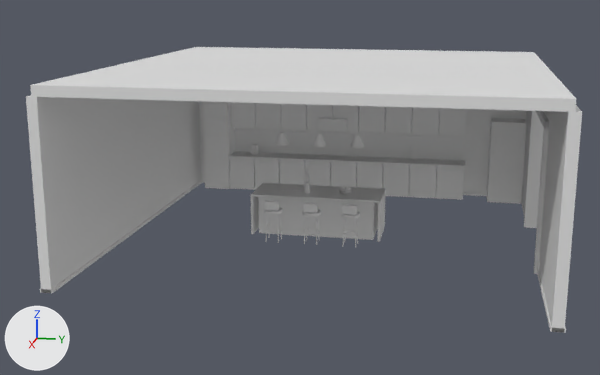
A saved change to the glTF model assets/3d/room-b.glb.
The view is the same before and after, from a 50 mm lens placed at (8.65, 2.86, 5.5), pointed at (-8.74, -0.62, 1.15). The axes (+X, +Y, +Z) are drawn at lower left. The lights are the same throughout. The older version comes first. Where no turn or scale is listed for an object, it has been applied to the vertices. Vertices at exactly the same position are counted once.

In view in the first picture: 'Atlas_B_q'.
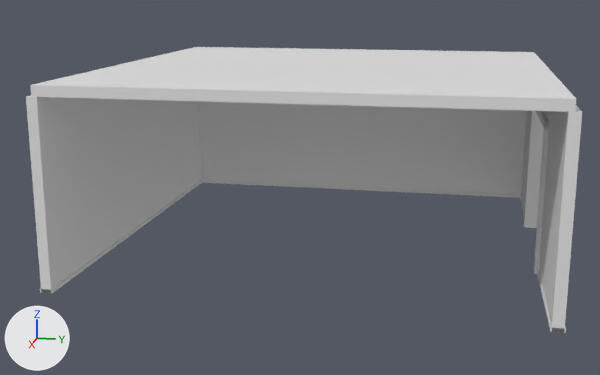
What differs and where, as boxes (x1, y1, x2, y2) in the pictures (600 x 375 px):
part 1 of me_atlas_b, deleted
    before: (203, 101, 527, 247)

Edits to the bpy script that builds the scene:
```text
Change me_atlas_b:
    used by ob_atlas_b_q; location = (-9.06, 0.03, 1.9)
    remove me_atlas_b.from_pydata(...)  # 6332 vertices, 12088 faces; spans x -4.56..4.56, y -4.65..4.65, z -1.9..1.9
    add me_atlas_b.from_pydata(...)  # 96 vertices, 156 faces; spans x -4.56..4.56, y -4.65..4.65, z -1.9..1.9
    me_atlas_b part 1: 93 loose pieces with 6236 vertices, spanning x -4.36..0.81, y -4.13..4.35, z -1.9..1.7, are deleted
```
